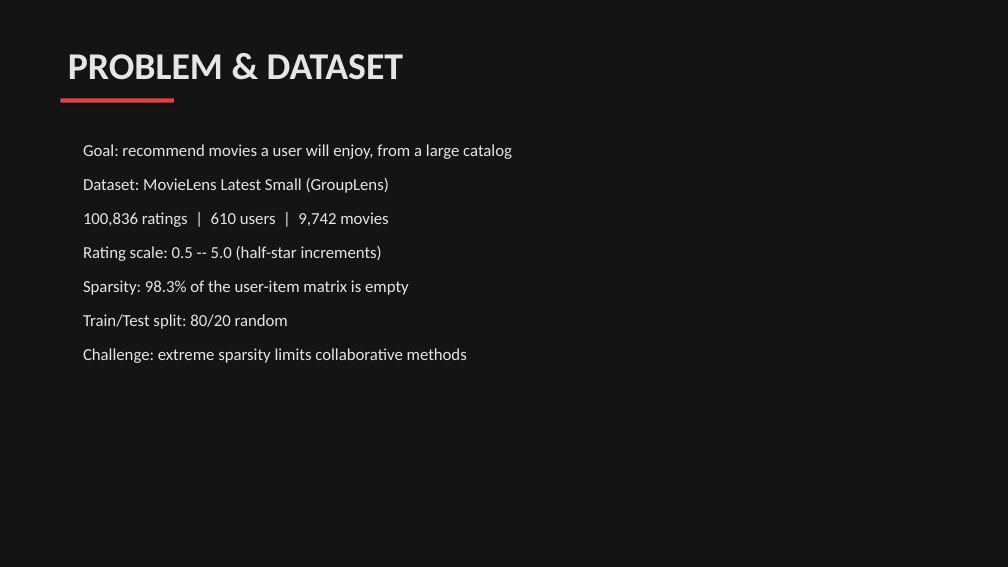
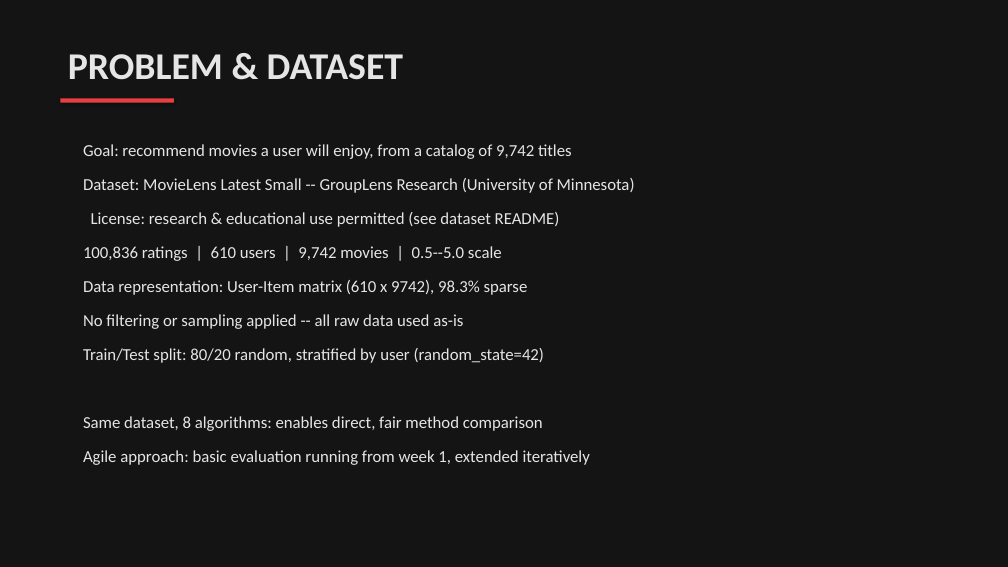
Before and after one commit to Thisisntevenmyfinale/cinematch, a slide deck: slide 3 of CineMatch_Presentation.pptx. Drawn at 1008x567 pixels with LibreOffice and Linux fonts; fonts in the diff are those of the drawing. Boxes give left, top, right and bottom in pixels: in the first picture for what was removed or moved away, otherwise in the second. Text is boxed around its words. In the diff, an @@ line names an element or a change of style, - is before the commit and + after.

```diff
--- a/CineMatch_Presentation.pptx
+++ b/CineMatch_Presentation.pptx
@@ text at [83,144,572,159]: text changed @@
-Goal: recommend movies a user will enjoy, from a large catalog
+Goal: recommend movies a user will enjoy, from a catalog of 9,742 titles
@@ text at [83,178,635,193]: text changed @@
-Dataset: MovieLens Latest Small (GroupLens)
+Dataset: MovieLens Latest Small -- GroupLens Research (University of Minnesota)
@@ text at [91,212,560,227]: text changed @@
-100,836 ratings | 610 users | 9,742 movies
+License: research & educational use permitted (see dataset README)
@@ text at [83,246,502,261]: text changed @@
-Rating scale: 0.5 -- 5.0 (half-star increments)
+100,836 ratings | 610 users | 9,742 movies | 0.5--5.0 scale
@@ text at [83,280,528,295]: text changed @@
-Sparsity: 98.3% of the user-item matrix is empty
+Data representation: User-Item matrix (610 x 9742), 98.3% sparse
@@ text at [83,314,463,329]: text changed @@
-Train/Test split: 80/20 random
+No filtering or sampling applied -- all raw data used as-is
@@ text at [83,348,544,363]: text changed @@
-Challenge: extreme sparsity limits collaborative methods
+Train/Test split: 80/20 random, stratified by user (random_state=42)
@@ text added at [83,416,543,431], 16 pt, text #E5E5E5 @@
+Same dataset, 8 algorithms: enables direct, fair method comparison
@@ text added at [83,450,590,465], 16 pt, text #E5E5E5 @@
+Agile approach: basic evaluation running from week 1, extended iteratively
```
Also in this commit, not shown: 11 other slides changed, 4 slides added, 1 other file.
